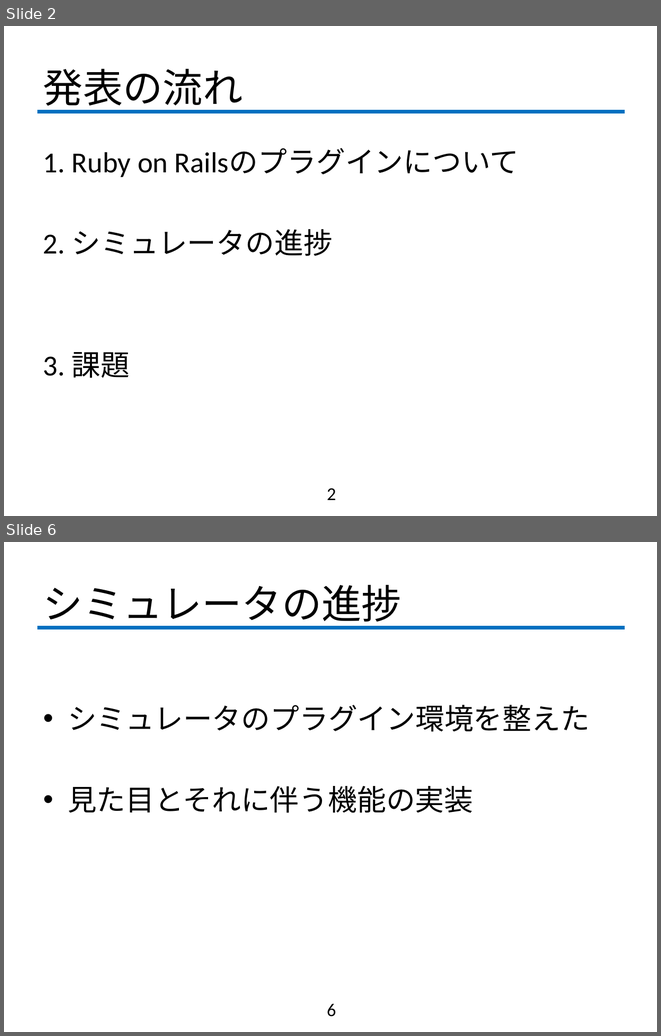
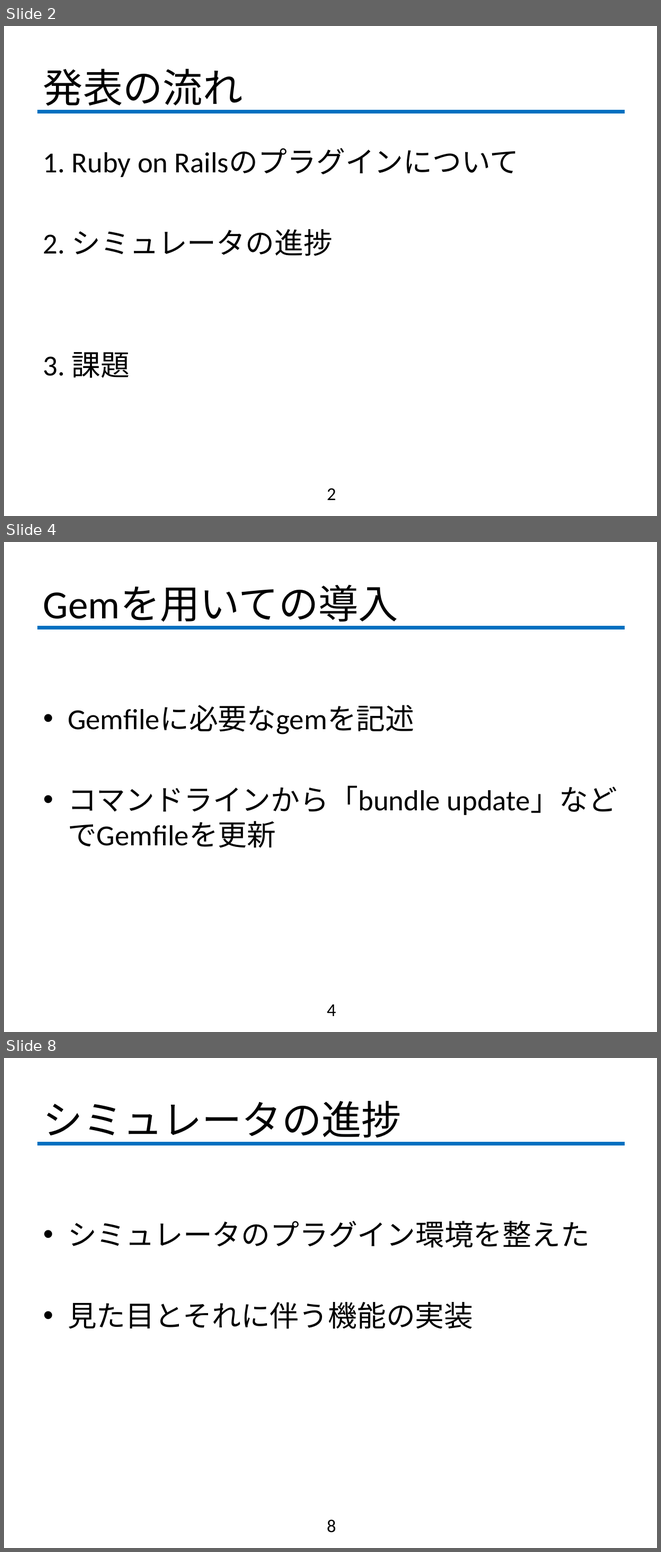
Before and after one commit to fujiLabo/fuji_simu, a slide deck: 1005進捗.pptx. Shown one above the other, each under a label of ours: slides 2 and 6 before the commit, slides 2, 4 and 8 after it; the slides between them are not shown. The pictures are 661x1036 and 661x1552 pixels, drawn with LibreOffice and Linux fonts; fonts in the diff are those of the drawing; background and template pictures are left out. Boxes give left, top, right and bottom in pixels: in the first picture for what was removed or moved away, otherwise in the second. Text is boxed around its words. In the diff, an @@ line names an element or a change of style, - is before the commit and + after.

```diff
--- a/1005進捗.pptx
+++ b/1005進捗.pptx
@@ slide 4 added at [4, 542, 657, 1032], background #FFFFFF; not listed: 1 template element that a slide beside it also shows @@
@@ title added at [43, 585, 398, 627], 44 pt, text #000000 @@
+Gemを用いての導入
@@ text added at [68, 705, 618, 848], 32 pt, text #000000 @@
+• Gemfileに必要なgemを記述
+• コマンドラインから「bundle update」などでGemfileを更新
@@ page number added at [327, 1004, 336, 1016], 20 pt, text #000000 @@
+4
@@ what was slide 6 is now slide 8 @@
@@ page number at [327, 1519, 336, 1532]: text changed @@
-6
+8
```
Also in this commit, not shown: 3 slides changed, 2 other slides added, 1 slide removed, 1 other file.
